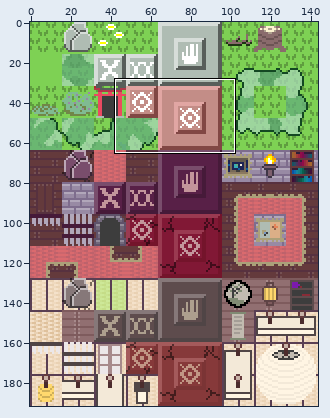
One commit to this sprite sheet: in_game/tiles/tiles.png. The first picture is a wide view before the edit; the outline marks the close-up.
Close-up. Old version:
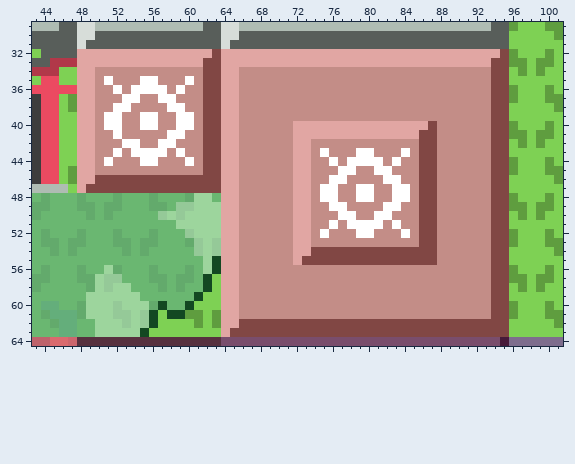
The file is 144x192 pixels. Colours within 5 levels of each other are drawn and written as one. Shown: x 43..101, y 29..64.
After:
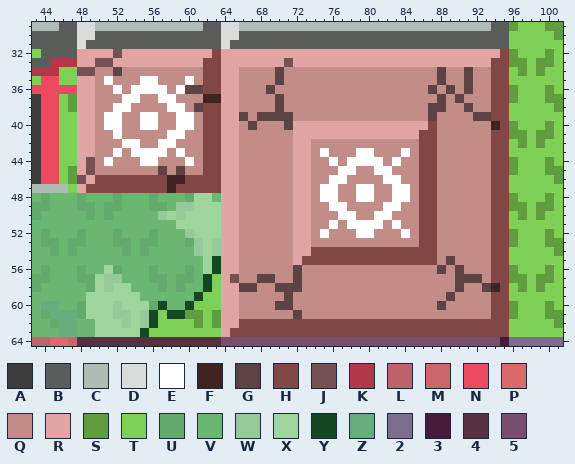
Palette (. is transparent): A #3d3d3d  B #585e5a  C #afbcb3  D #d7ddd9  E #ffffff  F #412422  G #5e4345  H #814744  J #765153  K #b13849  L #be626b  M #cc666d  N #eb4a61  P #da6a6e  Q #c38d87  R #e1a6a3  S #5f9d3f  T #7ed154  U #63aa6c  V #6ab771  W #95c998  X #9dd59d  Y #134822  Z #64ae7b  2 #7e6d8d  3 #461a39  4 #57313f  5 #794d6c
From old to new:
@@ x 43..101 @@
 31 BBBBBDBBBBBBBBBBBBBBBDBBBBBBBBBBBBBBBBBBBBBBBBBBBBBBBTTTTTT
-32 TBBBBRRRRRRRRRRRRRRRHRRRRRRRRRRRRRRRRRRRRRRRRRRRRRRRHSTTTST
-33 BBKKKRRRRRRRRRRRRRRHHRRRRRRRRRRRRRRRRRRRRRRRRRRRRRRHHSSTSST
-34 KKKTTRRQQQQQQQQQQQQHHRRQQQQQQQQQQQQQQQQQQQQQQQQQQQQHHTSTSTT
-35 TNNTTRRQEQQQEEQQQEQHHRRQQQQQQQQQQQQQQQQQQQQQQQQQQQQHHTTTTTT
-36 NNNNNRRQQEQEEEEQEQQHHRRQQQQQQQQQQQQQQQQQQQQQQQQQQQQHHSTTTST
-37 ANNTSRRQQQEEQQEEQQQHHRRQQQQQQQQQQQQQQQQQQQQQQQQQQQQHHSTTTSS
-38 ANNTSRRQQEEQQQQEEQQHHRRQQQQQQQQQQQQQQQQQQQQQQQQQQQQHHTTTTTS
-39 ANNTTRRQEEQQEEQQEEQHHRRQQQQQQQQQQQQQQQQQQQQQQQQQQQQHHTTTTTT
-40 ANNTTRRQEEQQEEQQEEQHHRRQQQQQQRRRRRRRRRRRRRRRHQQQQQQHHSTTTST
+32 TBBBBRRRRJRRRRRRRRRRHRRRRRRRRRRRRRRRRRRRRRRRRRRRRRRRHSTTTST
+33 BBKKKRRJJRRRRRRRRRRHHRRRRRRRJRRRRRRRRRRRRRRRRRRRRRRHHSSTSST
+34 KKKTTJJQQGQQQQQQQQQHHRRQQQQGQQQQQQQQQQQQQQQQQGQQGQQHHTSTSTT
+35 TNNTTRRQEQQQEEQQQEQHHRRQQQQGQQQQQQQQQQQQQQQQQGQQGQQHHTTTTTT
+36 NNNNNRRQQEQEEEEQEGGHHRRQQQGQQQQQQQQQQQQQQQQQGQGQGQQHHSTTTST
+37 ANNTSRRQQQEEQQEEQQQFFRRQQQQGQQQQQQQQQQQQQQQQQGQGQQQHHSTTTSS
+38 ANNTSRRQQEEQQQQEEQGHHRRQQQQGQQQQQQQQQQQQQQQQGGQQGQQHHTTTTTS
+39 ANNTTRRQEEQQEEQQEEQHHRRGQGGGGQQQQQQQQQQQQQQQGQQQQGGHHTTTTTT
+40 ANNTTRRQEEQQEEQQEEQHHRRQGQQQGRRRRRRRRRRRRRRRHQQQQQQFHSTTTST
 41 ANNTTRRQQEQQQQQEEQQHHRRQQQQQQRRRRRRRRRRRRRRHHQQQQQQHHSSTSST
@@ x 46..61 @@
 43 TTRRQQEQEEEEQEQQ
-44 TTRRQEQQQEEQQQEQ
-45 TSRRQQQQQQQQQQQQ
-46 TSRRHHHHHHHHHHHH
-47 CTRHHHHHHHHHHHHH
+44 TTRJQEQQQEEQQQEQ
+45 TSRJQQQQQQQGQGQQ
+46 TSJRHHHHHHHHFFHH
+47 CTRHHHHHHHHHFHHH
 48 VVUVVVUVVVUVVVUX
@@ x 63..96 @@
 54 WRRQQQQQQRRHHHHHHHHHHHHHHQQQQQQHHT
-55 YRRQQQQQQRHHHHHHHHHHHHHHHQQQQQQHHT
-56 YRRQQQQQQQQQQQQQQQQQQQQQQQQQQQQHHS
-57 TRRQQQQQQQQQQQQQQQQQQQQQQQQQQQQHHS
-58 TRRQQQQQQQQQQQQQQQQQQQQQQQQQQQQHHT
-59 TRRQQQQQQQQQQQQQQQQQQQQQQQQQQQQHHT
-60 TRRQQQQQQQQQQQQQQQQQQQQQQQQQQQQHHS
-61 SRRQQQQQQQQQQQQQQQQQQQQQQQQQQQQHHS
+55 YRRQQQQQQRHHHHHHHHHHHHHHHQGQQQQHHT
+56 YRRQQQQQQGQQQQQQQQQQQQQQQGQGQQQHHS
+57 TRJQQGGQQGQQQQQQQQQQQQQQQQQGGGQHHS
+58 TRRGGQQGGGQQQQQQQQQQQQQQQQQGQQGFHT
+59 TRRQQQQQGQQQQQQQQQQQQQQQQQGQQQQHHT
+60 TRRQQQQGGQQQQQQQQQQQQQQQQGQQQQQHHS
+61 SRRQQQQQQGQQQQQQQQQQQQQQQQQQQQQHHS
 62 SRRHHHHHHHHHHHHHHHHHHHHHHHHHHHHHHT
Boxes around the changes in both close-ups, in picture pixels (x1, y1, x2, y2):
changed: (77, 49, 122, 76)
changed: (185, 58, 293, 130)
changed: (428, 67, 500, 130)
changed: (77, 157, 95, 184)
changed: (158, 166, 185, 193)
changed: (437, 256, 500, 310)
changed: (230, 265, 302, 319)
